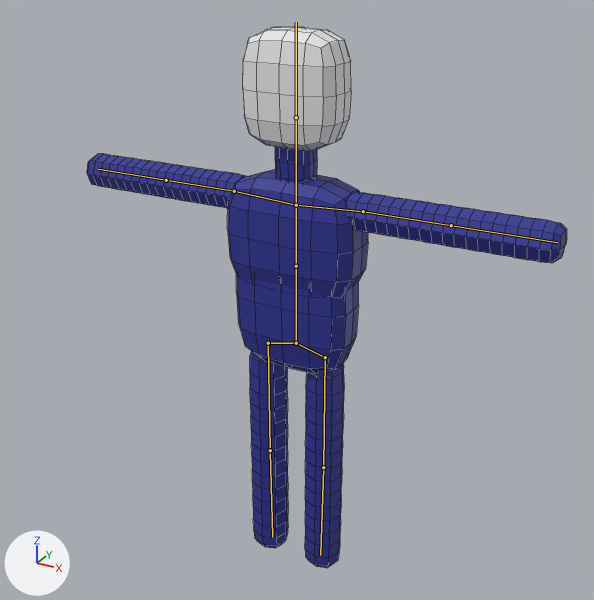
Two versions of the FBX model Assets/Models/aGreatPlayer.fbx, one commit apart.
One viewpoint serves both versions: a 50 mm camera at (4.92, -8.92, 7.39) aimed at (0.37, -0.65, 3.25). Arrows for +X, +Y and +Z are at lower left; the lights stay in place. The first picture is the older version. The bones that change, and the others that lie on the model, are drawn over the model as lines. Mesh edges are drawn as thin lines.
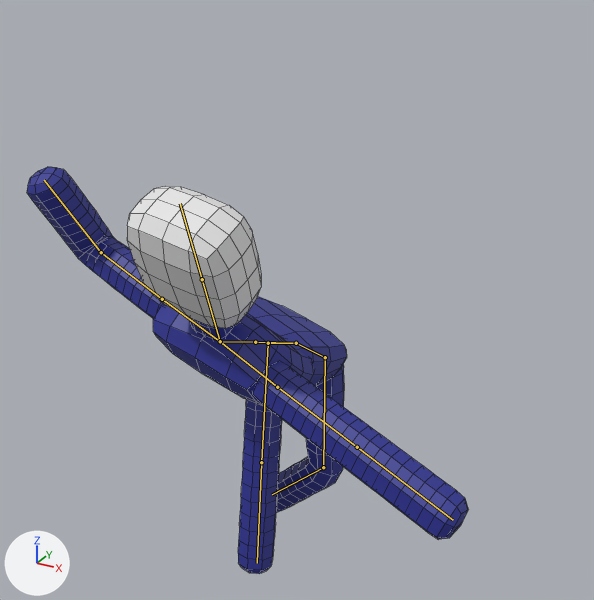
The newer file adds an action. The first version stands in its rest pose; the second is drawn at frame 92 of the action 'Armature|Armature|ArmatureAction'.

Changed parts and their boxes [x1, y1, x2, y2] in the pictures (594 x 600 px):
'Cube.005', posed (8% narrower, 25% shorter): before [87, 27, 567, 568]; after [27, 167, 468, 574]
bone 'Bone', root to tip: before (296, 343) to (296, 266); after (296, 343) to (255, 342)
bone 'Bone.008', root to tip: before (296, 205) to (296, 117); after (220, 341) to (202, 279)
bone 'forearm.r', root to tip: before (166, 180) to (98, 169); after (101, 252) to (44, 180)
bone 'calf.l', root to tip: before (323, 467) to (320, 555); after (323, 467) to (272, 494)
bone 'thigh.r', root to tip: before (268, 343) to (270, 450); after (268, 343) to (261, 462)

The edits, one by one:
Bone 'Bone' (bone_bone) turns from (0, 0, 0) to (67, -9, -18) degrees about its own x, y and z.
Bone 'Bone.008' (bone_bone_008) turns from (0, 0, 0) to (-40, 10, -2) degrees about its own x, y and z.
Bone 'forearm.r' (bone_forearm_r) turns from (0, 0, 0) to (-42, -42, -34) degrees about its own x, y and z.
Bone 'calf.l' (bone_calf_l) turns from (0, 0, 0) to (-42, 6, 13) degrees about its own x, y and z.
Bone 'thigh.r' (bone_thigh_r) turns from (0, 0, 0) to (-2, -3, 12) degrees about its own x, y and z.
